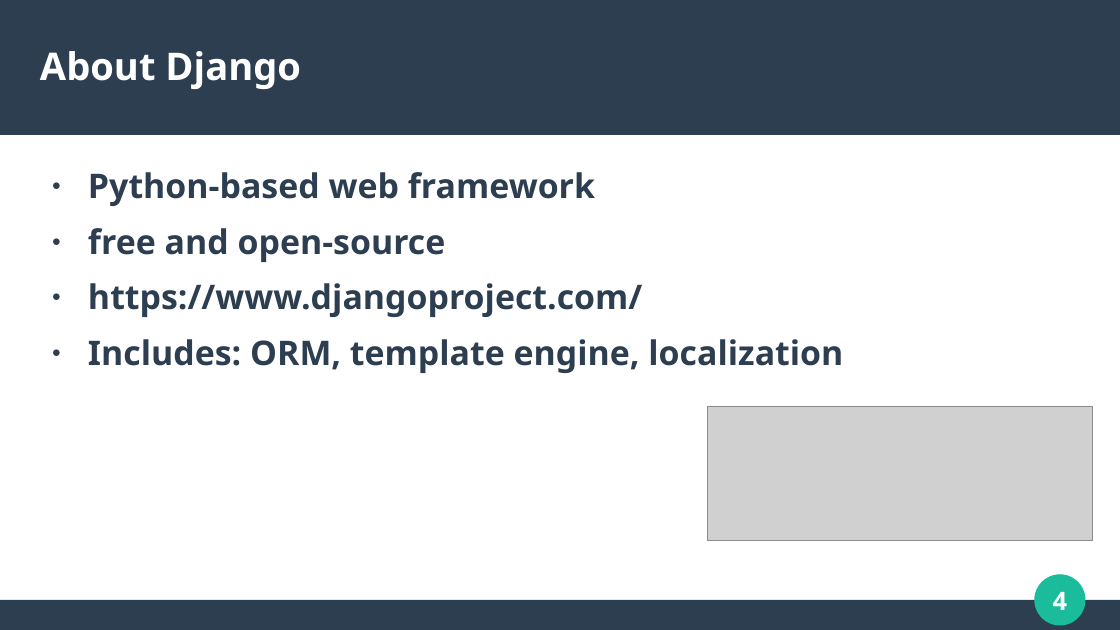
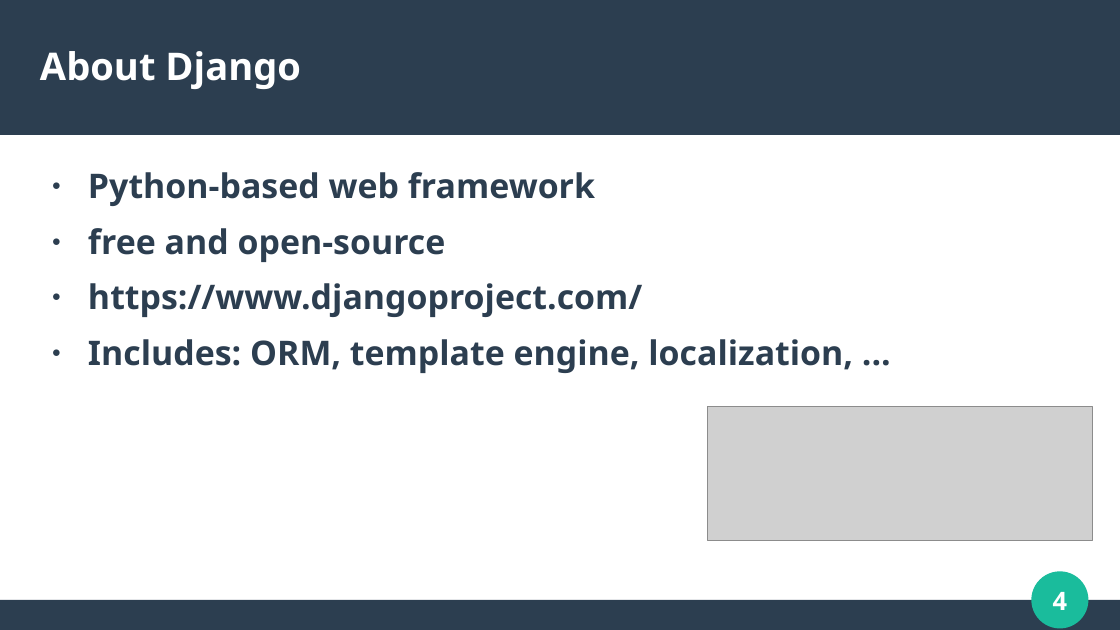
Before and after one commit to roskakori/django-search-example, a slide deck: slide 4 of Full text search with Django and PostgreSQL.odp. Drawn at 1120x630 pixels with LibreOffice and Linux fonts; fonts in the diff are those of the drawing; grey boxes stand for pictures. Boxes give left, top, right and bottom in pixels: in the first picture for what was removed or moved away, otherwise in the second. Text is boxed around its words. In the diff, an @@ line names an element or a change of style, - is before the commit and + after.

```diff
--- a/Full text search with Django and PostgreSQL.odp
+++ b/Full text search with Django and PostgreSQL.odp
@@ text at [88, 339, 853, 373]: text changed @@
-● Includes: ORM, template engine, localization
+● Includes: ORM, template engine, localization, ...
@@ ellipse at [1036, 575, 1085, 625]: outline #1ABC9C 0.85 pt to #1ABC9C 5.05 pt @@
```
Also in this commit, not shown: 15 other slides changed, 12 slides added.
